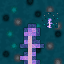
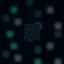
Layer changes from the first 64 x 64 image to the second:
hid group "Calibrated sensor" (25 layers) over [0, 0, 64, 64]
moved "calibrated_sculk_sensor_top.png #1" into group "top", painted on it over [0, 0, 64, 64]
moved "calibrated_sculk_sensor_input_side.png #1" into group "input_side", painted on it over [0, 31, 64, 64]
moved "calibrated_sculk_sensor_amethyst.png #1" into group "amethyst #1" over [16, 16, 48, 64]
showed group "Sculk Sensor" (24 layers) over [0, 0, 64, 64]
hid group "16x vanilla" (7 layers), moved it into group "resources" over [42, 12, 58, 28]
moved "calibrated_sculk_sensor_top.png" into group "standard textures" over [42, 12, 58, 28]
